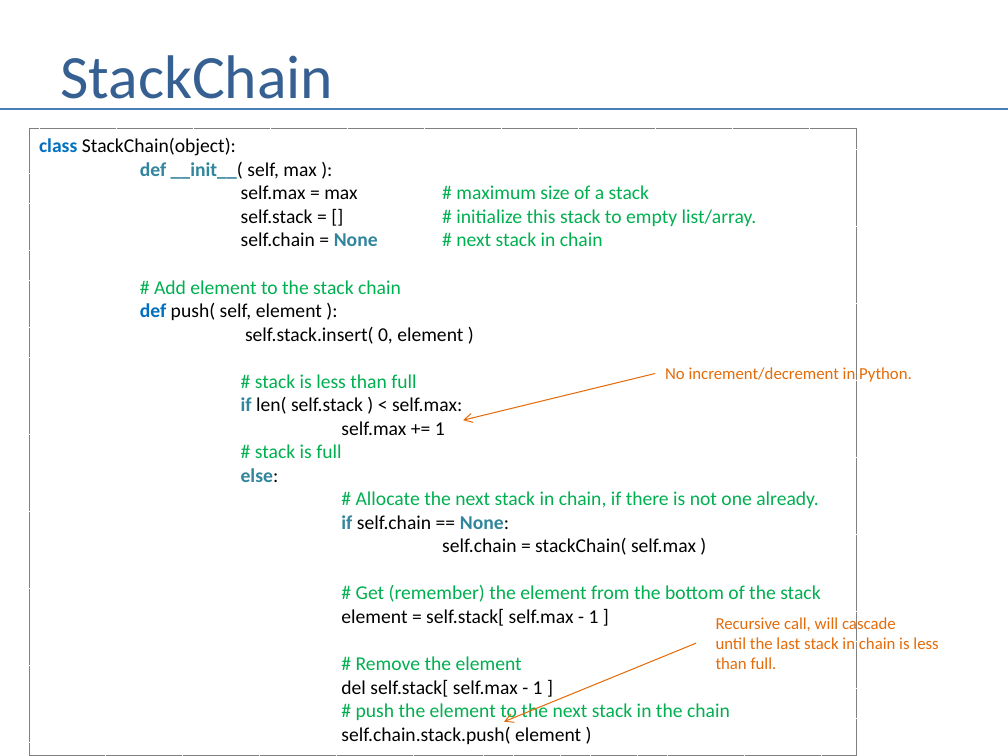
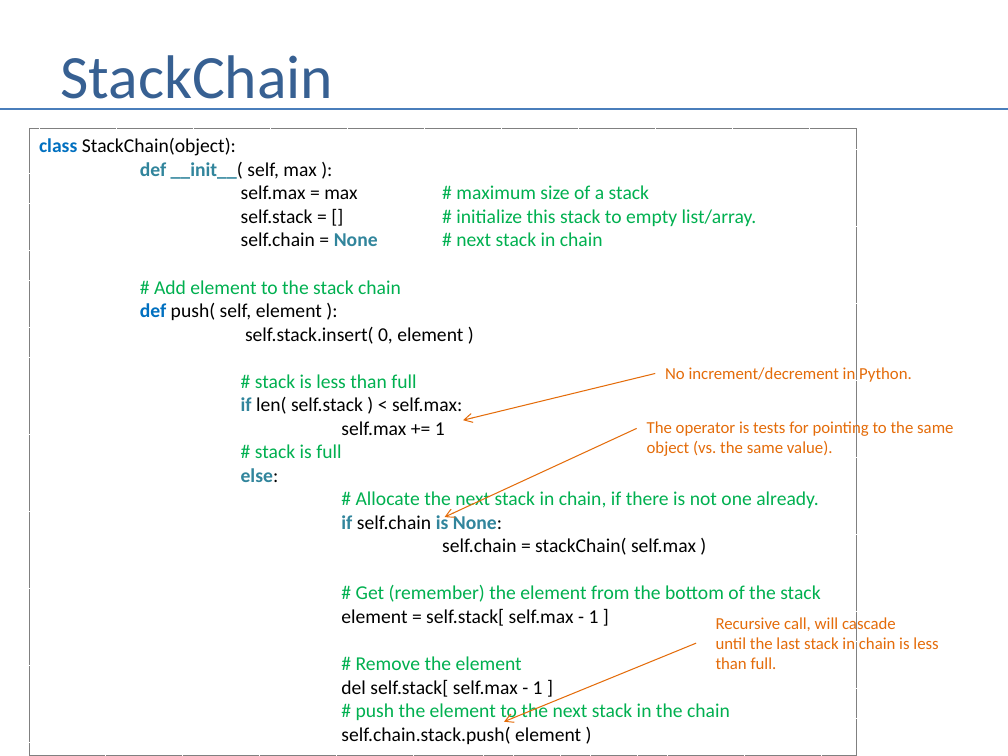
Before and after one commit to andrewferlitsch/Portland-Data-Science-Group, a slide deck: slide 32 of Presentations/Whiteboarding.pptx. Drawn at 1008x756 pixels with LibreOffice and Linux fonts; fonts in the diff are those of the drawing. Boxes give left, top, right and bottom in pixels: in the first picture for what was removed or moved away, otherwise in the second. Text is boxed around its words. In the diff, an @@ line names an element or a change of style, - is before the commit and + after.

```diff
--- a/Presentations/Whiteboarding.pptx
+++ b/Presentations/Whiteboarding.pptx
@@ text added at [647,419,953,456], 12 pt, text #E46C0A @@
+The operator is tests for pointing to the same
+object (vs. the same value).
@@ arrow added from (637, 428) to (445, 517), #E46C0A 0.75 pt @@
@@ text in rectangle at [341,513,502,529]: text changed @@
-if self.chain == None:
+if self.chain is None:
```
Also in this commit, not shown: 10 other slides changed, 6 slides added, 1 slide removed, 4 other files.
